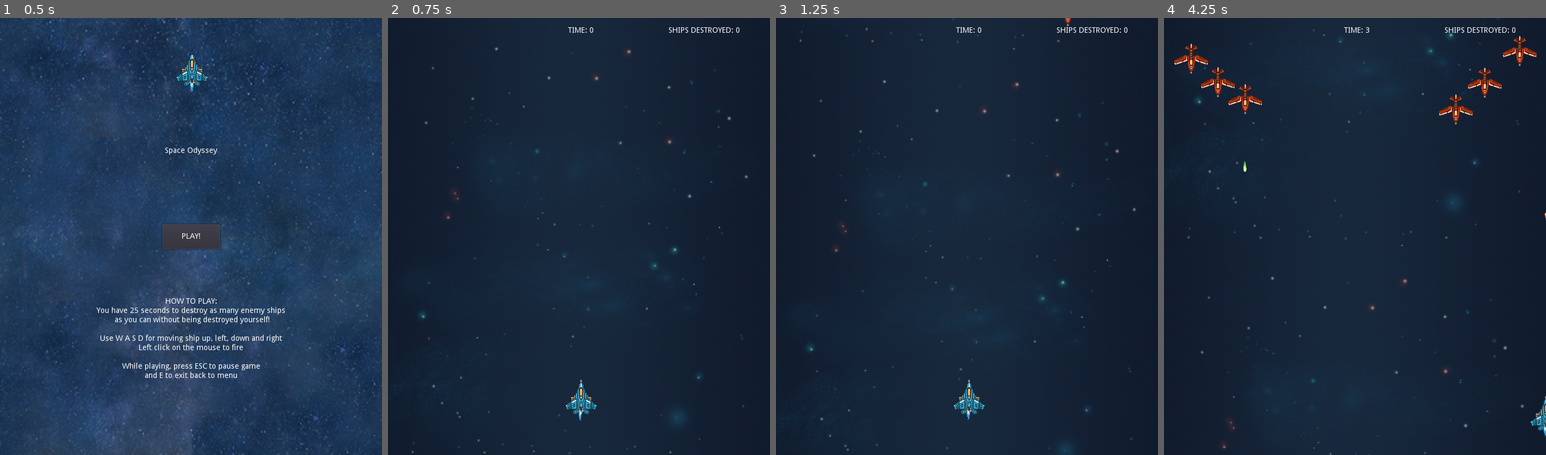
Above: before the commit, frames 1-4 (left to right).
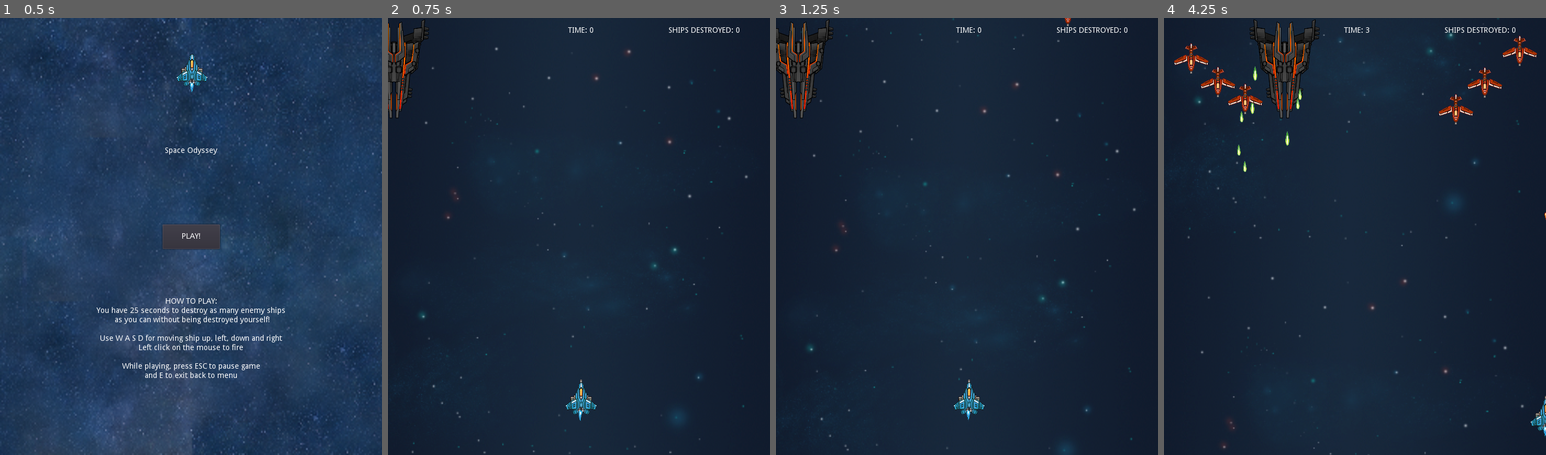
Above: after the commit, the same moments.

Repository: jdibble21/FP-Space-Odyssey
Game: Godot game, scene res://src/Menu.tscn
Same seed, same stepped clock (60 frames per second), same inputs: the game is played once before the commit and once after it.
Inputs (mouse positions are in pixels of both pictures, inside the frame that each line leads up to):
- Up to frame 1 (0.5 s): no input
- Up to frame 2 (0.75 s): click "PLAY!" at 0.5 s
- Up to frame 3 (1.25 s): no input
- Up to frame 4 (4.25 s): move the mouse to (1439, 214) at 1.27 s; hold D (move_right) 1.28-2.03 s; click (1439, 214) at 1.35 s; move the mouse to (1278, 258) at 2.02 s; hold S (move_down) 2.03-2.78 s; click (1278, 258) at 2.1 s; move the mouse to (1393, 140) at 2.77 s; hold D (move_right) 2.78-3.53 s; click (1393, 140) at 2.85 s; move the mouse to (1335, 323) at 3.52 s; hold W (move_up) from 3.53 s (still down); click (1335, 323) at 3.6 s

Frame 1 is identical in both runs. In frame 2, 1.1% of the frame differs, in the area x 0-11%, y 0-23%; in frame 3, 1.6%; in frame 4, 2.0%, in the area x 19-41%, y 0-32%.

Commit message:
Add firing to boss

Diff:
--- a/project/src/Bosses/LevelOneBoss.gd
+++ b/project/src/Bosses/LevelOneBoss.gd
@@ -1,16 +1,57 @@
 extends KinematicBody2D
 
+const SPEED := 60
 
-# Declare member variables here. Examples:
-# var a = 2
-# var b = "text"
+export (PackedScene) var StandardBullet
+export (PackedScene) var PhotonBullet
 
+var _travel_right := true
+var current_muzzle
 
-# Called when the node enters the scene tree for the first time.
+onready var _muzzle_one = $Muzzle1
+onready var _muzzle_two = $Muzzle2
+onready var _muzzle_three = $Muzzle3
+onready var _muzzle_four = $Muzzle4
+
 func _ready():
 	pass # Replace with function body.
 
+func _process(delta):
+	pass
+	if _travel_right:
+		#position += transform.y * SPEED * delta
+		position += transform.x * SPEED * delta
+		if position.x >= 700:
+			_travel_right = false
+	if !_travel_right:
+		position -= transform.x * SPEED * delta
+		if position.x <= 0:
+			_travel_right = true
 
-# Called every frame. 'delta' is the elapsed time since the previous frame.
-#func _process(delta):
-#	pass
+
+
+func _on_StandardAttackDelay_timeout():
+	for _j in range(0,2):
+		for i in range(0,4):
+			var timer = Timer.new()
+			timer.set_wait_time(0.1)
+			add_child(timer)
+			timer.start()
+			if i+1 == 1:
+				current_muzzle = _muzzle_one
+			if i+1 == 2:
+				 current_muzzle = _muzzle_two
+			if i+1 == 3:
+				current_muzzle = _muzzle_three
+			if i+1 == 4:
+				current_muzzle = _muzzle_four
+			_fire_standard_bullet()
+			yield(timer, "timeout")
+
+
+func _fire_standard_bullet():
+	var b = StandardBullet.instance()
+	# change to actual root
+	var root_attach = get_tree().get_root().get_node("LevelOne")
+	root_attach.add_child(b)
+	b.transform = current_muzzle.global_transform
--- a/project/src/Bosses/LevelOneBoss.tscn
+++ b/project/src/Bosses/LevelOneBoss.tscn
@@ -1,13 +1,38 @@
-[gd_scene load_steps=2 format=2]
+[gd_scene load_steps=4 format=2]
 
 [ext_resource path="res://assets/boss_assets/destroyer.png" type="Texture" id=1]
+[ext_resource path="res://src/Bosses/LevelOneBoss.gd" type="Script" id=2]
+[ext_resource path="res://src/Projectiles/EnemyStandardBullet.tscn" type="PackedScene" id=3]
 
 [node name="LevelOneBoss" type="KinematicBody2D"]
+script = ExtResource( 2 )
+StandardBullet = ExtResource( 3 )
 
 [node name="HitBox" type="Area2D" parent="."]
 
 [node name="CollisionPolygon2D" type="CollisionPolygon2D" parent="HitBox"]
-polygon = PoolVector2Array( -146.533, -220.793, -155.971, -149.059, -91.7878, 90.6852, -18.1656, 217.164, 27.1404, 217.164, 81.885, 100.124, 166.834, -145.283, 136.63, -232.12 )
+polygon = PoolVector2Array( -53.3682, -94.3671, -67.3518, -89.7978, -54.6282, -22.5516, -46.1615, -2.88165, -10.2474, 95.2016, 13.3495, 95.6735, 29.1194, 50.5723, 67.6222, -89.3259, 57.5048, -93.7372 )
 
 [node name="Sprite" type="Sprite" parent="."]
+scale = Vector2( 0.4, 0.4 )
 texture = ExtResource( 1 )
+
+[node name="Muzzle1" type="Position2D" parent="."]
+position = Vector2( -40.8478, 8.15333 )
+
+[node name="Muzzle2" type="Position2D" parent="."]
+position = Vector2( 40.929, 5.67307 )
+
+[node name="Muzzle3" type="Position2D" parent="."]
+position = Vector2( -48.3066, -13.1499 )
+
+[node name="Muzzle4" type="Position2D" parent="."]
+position = Vector2( 48.6223, -17.1184 )
+
+[node name="MuzzleSpecial" type="Position2D" parent="."]
+position = Vector2( 0.46759, 92.6362 )
+
+[node name="StandardAttackDelay" type="Timer" parent="."]
+wait_time = 3.0
+autostart = true
+[connection signal="timeout" from="StandardAttackDelay" to="." method="_on_StandardAttackDelay_timeout"]
--- a/project/src/LevelOne/LevelOne.tscn
+++ b/project/src/LevelOne/LevelOne.tscn
@@ -9,6 +9,7 @@
 [ext_resource path="res://src/LevelOne/LevelOneShipSpawns.gd" type="Script" id=7]
 [ext_resource path="res://assets/PixelSpaceRage/PixelBackgroundSeamlessVertically.png" type="Texture" id=8]
 [ext_resource path="res://assets/sound_assets/443865__vabsounds__laserattack.ogg" type="AudioStream" id=9]
+[ext_resource path="res://src/Bosses/LevelOneBoss.tscn" type="PackedScene" id=10]
 
 [node name="LevelOne" type="Node2D"]
 script = ExtResource( 6 )
@@ -40,7 +41,6 @@
 
 [node name="FormationSpawnTimer" type="Timer" parent="ShipSpawns"]
 wait_time = 4.0
-autostart = true
 
 [node name="HazardTimer" type="Timer" parent="."]
 wait_time = 10.0
@@ -54,5 +54,8 @@
 volume_db = -9.087
 
 [node name="PauseMenu" parent="." instance=ExtResource( 3 )]
+
+[node name="LevelOneBoss" parent="." instance=ExtResource( 10 )]
+position = Vector2( 0, 95 )
 [connection signal="timeout" from="ShipSpawns/FormationSpawnTimer" to="ShipSpawns" method="_on_FormationSpawnTimer_timeout"]
 [connection signal="timeout" from="HazardTimer" to="." method="_on_hazard_timer_timeout"]
Not shown: 1 places in project/src/LevelOne/LevelOne.tscn that only renumber resources
